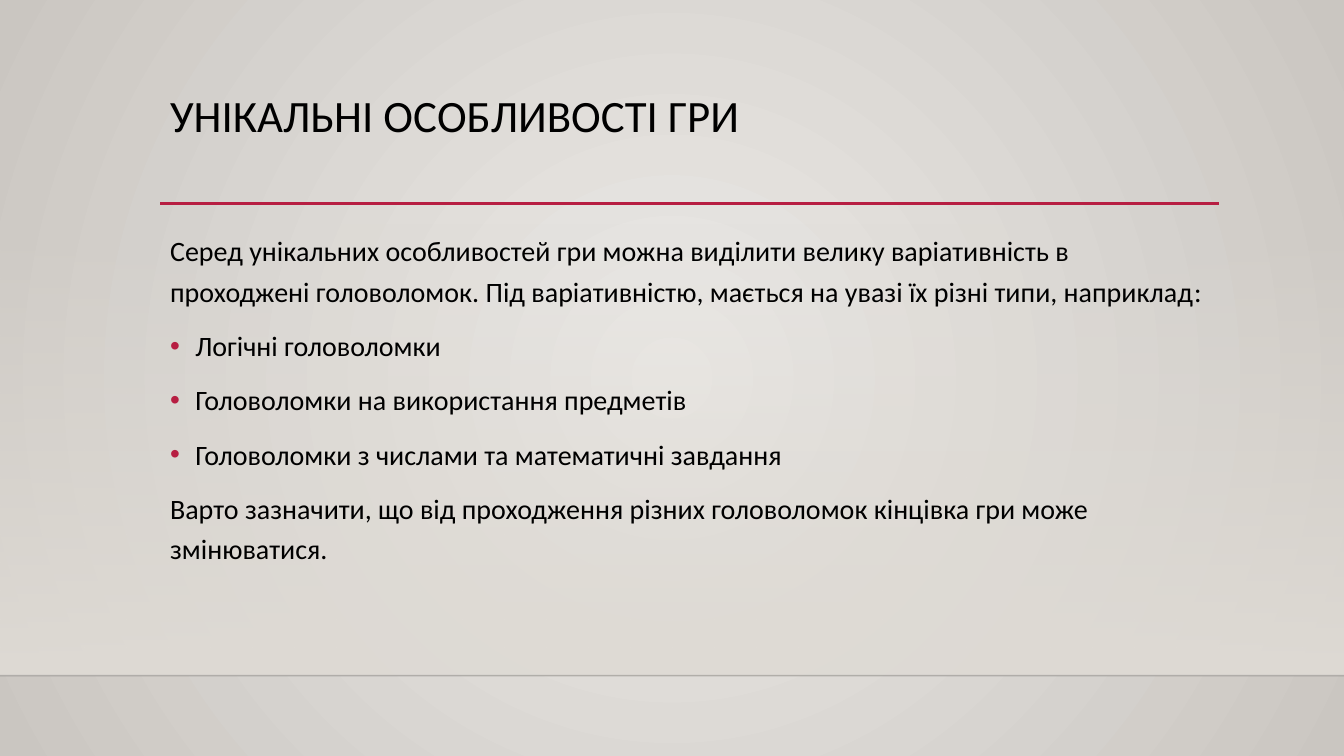
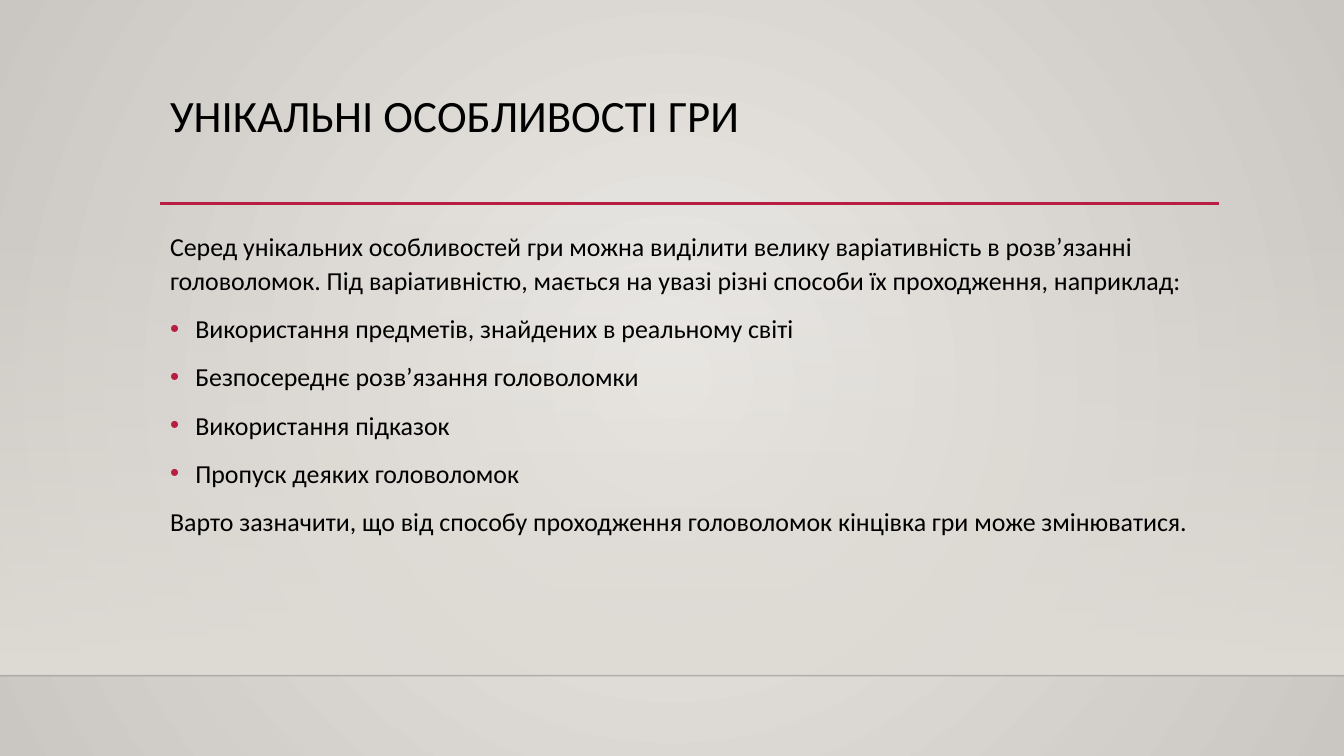
Before and after one commit to svixxn/pyscho-horror-game, a slide deck: slide 14 of Пітч гри.pptx (slide 10 before the commit). Drawn at 1344x756 pixels with LibreOffice and Linux fonts; fonts in the diff are those of the drawing; background and template pictures are left out. Boxes give left, top, right and bottom in pixels: in the first picture for what was removed or moved away, otherwise in the second. Text is boxed around its words. In the diff, an @@ line names an element or a change of style, - is before the commit and + after.

```diff
--- a/Пітч гри.pptx
+++ b/Пітч гри.pptx
@@ text at (170, 238, 1186, 536): text changed; size 20 to 18.5 pt @@
-Серед унікальних особливостей гри можна виділити велику варіативність в проходжені головоломок. Під варіативністю, мається на увазі їх різні типи, наприклад:
-• Логічні головоломки
-• Головоломки на використання предметів
-• Головоломки з числами та математичні завдання
-Варто зазначити, що від проходження різних головоломок кінцівка гри може змінюватися.
+Серед унікальних особливостей гри можна виділити велику варіативність в розв’язанні головоломок. Під варіативністю, мається на увазі різні способи їх проходження, наприклад:
+• Використання предметів, знайдених в реальному світі
+• Безпосереднє розв’язання головоломки
+• Використання підказок
+• Пропуск деяких головоломок
+Варто зазначити, що від способу проходження головоломок кінцівка гри може змінюватися.
```
Also in this commit, not shown: 11 other slides changed, 3 slides added, 6 other files.
